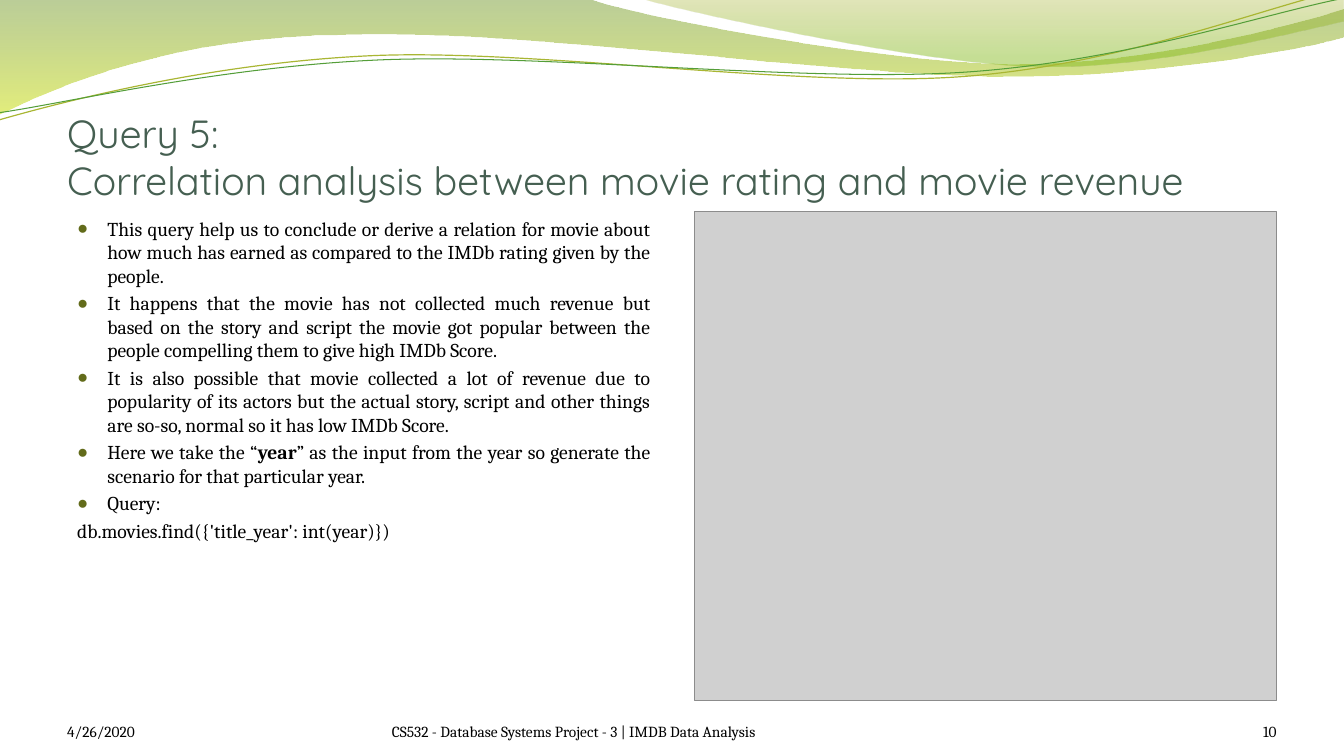
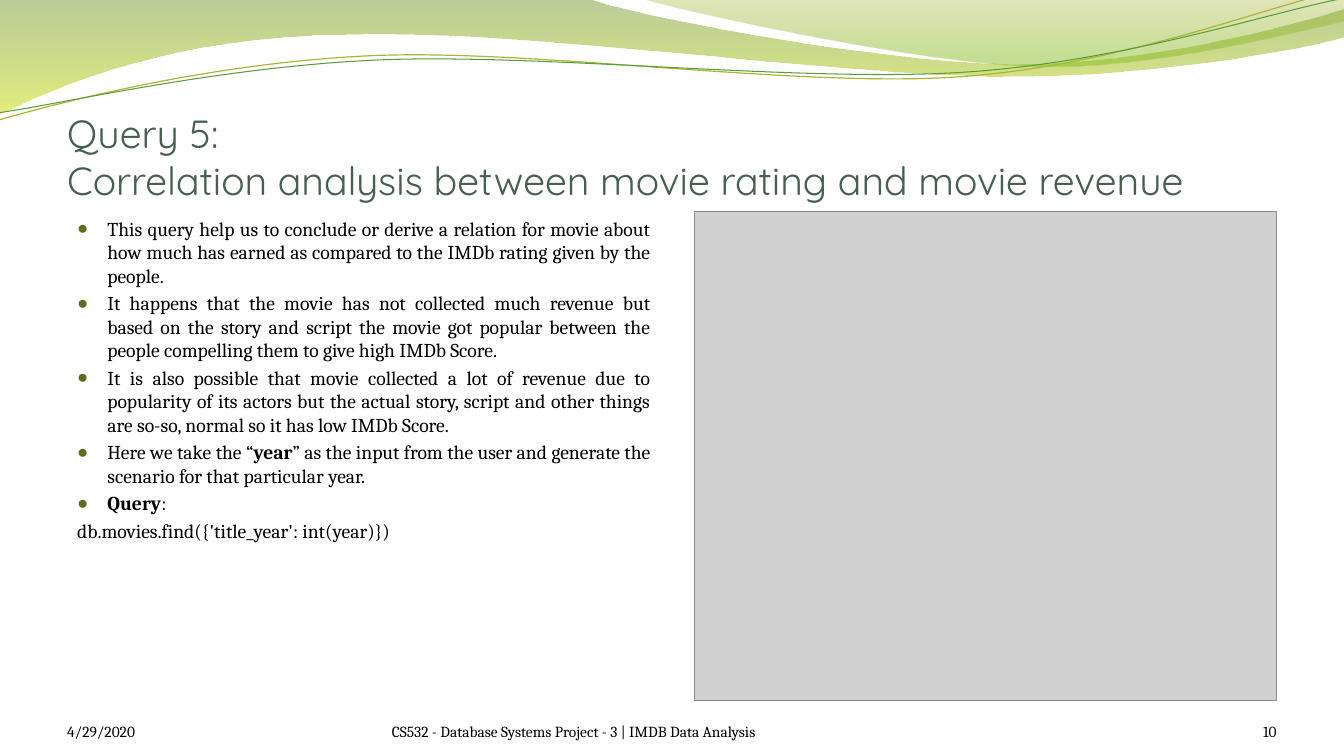
Before and after one commit to satrio-yudhoatmojo/CS532-Database-Systems-Spring-2020, a slide deck: slide 10 of Project-03/docs/saraf-yudhoatmojo_Presentation.pptx. Drawn at 1344x756 pixels with LibreOffice and Linux fonts; fonts in the diff are those of the drawing; grey boxes stand for pictures; background and template pictures are left out. Boxes give left, top, right and bottom in pixels: in the first picture for what was removed or moved away, otherwise in the second. Text is boxed around its words. In the diff, an @@ line names an element or a change of style, - is before the commit and + after.

```diff
--- a/Project-03/docs/saraf-yudhoatmojo_Presentation.pptx
+++ b/Project-03/docs/saraf-yudhoatmojo_Presentation.pptx
@@ text at box(107, 445, 650, 488): text changed @@
-● Here we take the “year” as the input from the year so generate the scenario for that particular year.
+● Here we take the “year” as the input from the user and generate the scenario for that particular year.
@@ text at box(107, 496, 166, 515): bold on in "Query:" @@
@@ text at box(67, 726, 135, 739): text changed @@
-4/26/2020
+4/29/2020
```
Also in this commit, not shown: 14 other slides changed.
